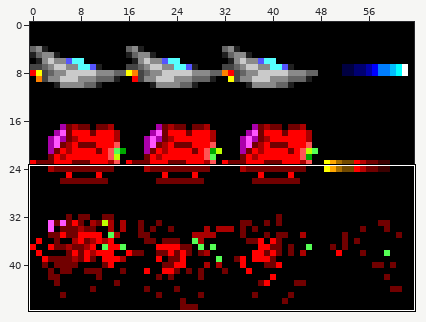
Edited in one commit: pixel-art sprite (assets/Images/sprite_sheet15.png). The picture above shows the old version from afar; the outline marks the close-up.
Close-up. First the earlier version:
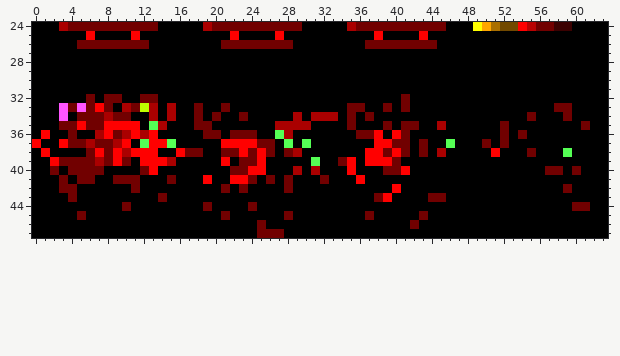
The file is 64x48 pixels. Colours within 5 levels of each other are drawn and written as one. Shown: x 0..63, y 24..47.
Once edited:
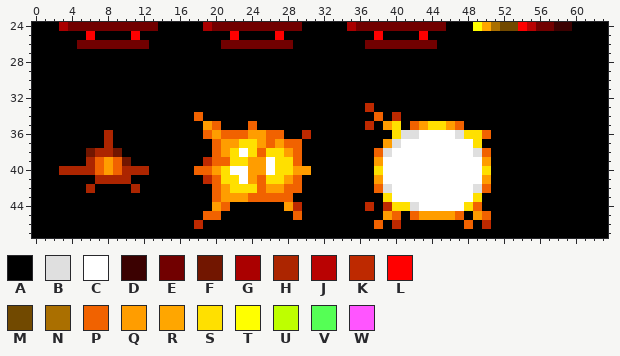
Palette (. is transparent): A #000000  B #dfdfdf  C #ffffff  D #3b0101  E #710000  F #721600  G #aa0000  H #ac2500  J #b90202  K #be2900  L #ff0000  M #714900  N #aa6f00  P #f16200  Q #ff9d00  R #ffa600  S #ffe000  T #ffff00  U #beff00  V #55ff55  W #ff55ff
The edit:
Changed rows in their new state; - is an unchanged pixel.
first column x 0:
32 ------A-AA--AA---------------------------A--------------------
33 ---AAAAAA-AAAA-A--A--A-------------AAK-A-A----------------AA--
34 ---A-AAAAAA--A-A--P-A--A-----A-AAA-A-AP-K--------------A---A--
35 ---AAAAAAAAA-AA---AQP---P--AAAA----A-K-QSAPQSSQP----A--------A
36 -A--A--AHAAAAA-----PQPPPQQPPA-K-----AAA-SBBCCCCBSSP-A-A-------
37 A--AAAAAHAA-AAAA----PQQSSQPQPPA-------AQBCCCCCCCCSA-A---------
38 -A----FHHFAAAA--AAA-PQSCSPSSQP-------APBCCCCCCCCCBPA---A---A--
39 --AAAAHPQPF-AAAA---KPPSSQQCSSP-A--AA-AQCCCCCCCCCCCQ-----------
40 --AHHHHPQPHHHA----PPQSCCQQCSSQQA---A--SCCCCCCCCCCCS------AA-A-
41 ---A-AAHHHHA---A---KPSSCQPSSQP--A---A-QCCCCCCCCCCCQ-----------
42 ---AA-H----H--------PQSSSPQQPP--------PBCCCCCCCCCBP--------A--
43 ----A---------A-----PQQQPPPPP---------ASCCCCCCCCCS------------
44 ----------A--------AQP--A---QK-------K-KSSBCCCCCSP----------AA
45 -----A-------------PPA------AP-------A-QP-PQQQQP-QP-----------
46 ------------------K------A------------P-K-A-----P-K-----------
47 -------------------------AAA----------------------------------
